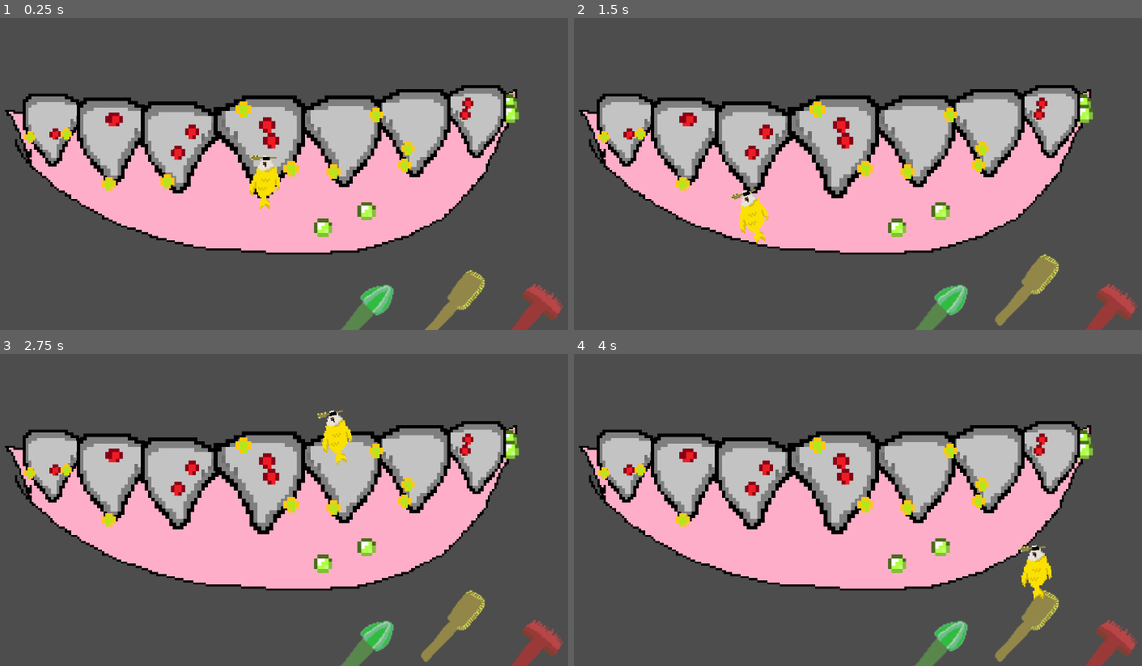
Above: before the commit, frames 1-4 (two rows, left to right).
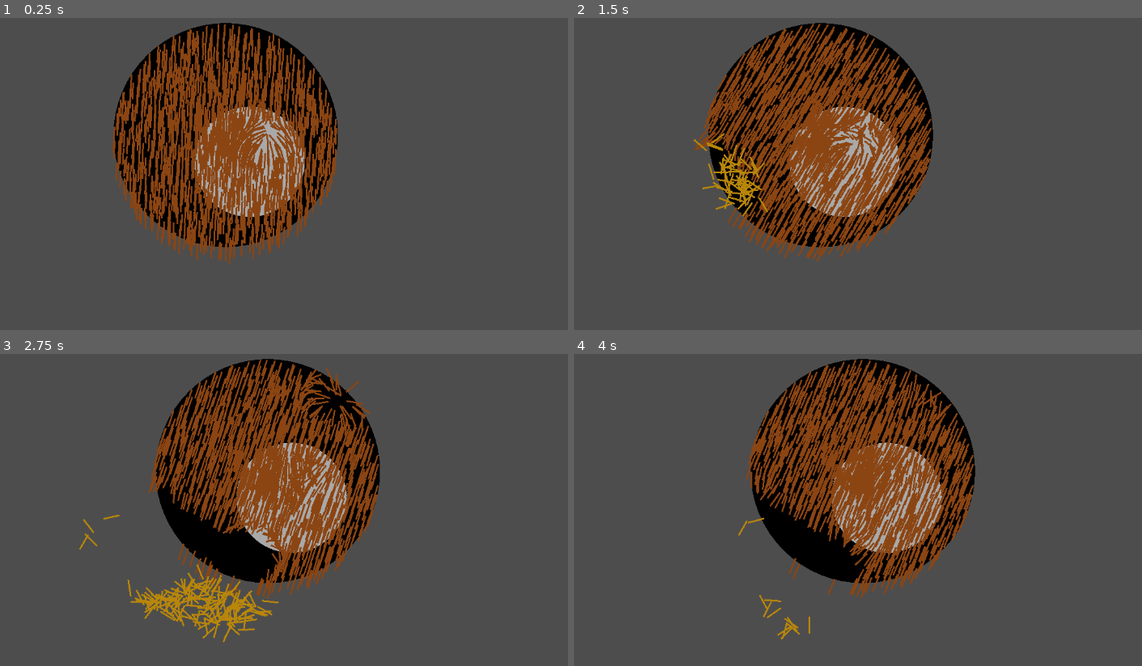
Above: after the commit, the same moments.

Repository: jkopano/barber-fish-barber-shop
Game: Godot game, scene res://src/scenes/barber/barber-main.tscn
Same seed, same stepped clock (60 frames per second), same inputs: the game is played once before the commit and once after it. Before the commit the project starts from res://src/scenes/dentist/dentist-main.tscn.
Inputs (mouse positions are in pixels of both pictures, inside the frame that each line leads up to):
- Up to frame 1 (0.25 s): no input
- Up to frame 2 (1.5 s): move the mouse to (982, 130) at 0.52 s; hold Right (RIGHT) 0.53-1.25 s; click (982, 130) at 0.67 s; drag from (710, 167) to (806, 220) at 1.27 s
- Up to frame 3 (2.75 s): move the mouse to (329, 403) at 2.02 s; hold Right (RIGHT) from 2.03 s (still down)
- Up to frame 4 (4 s): release Right (RIGHT) at 2.75 s; drag from (806, 556) to (642, 428) at 2.77 s; move the mouse to (1034, 538) at 3.52 s; hold Left (LEFT) from 3.53 s (still down)

The runs differ from the first frame. In frame 1, 45% of the frame differs, in the area x 0-100%, y 1-100%; in frame 2, 45%; in frame 3, 46%; in frame 4, 45%.

Commit message:
dentist tool bugfix

Diff:
--- a/project.godot
+++ b/project.godot
@@ -11,7 +11,7 @@
 [application]
 
 config/name="great-game-yea"
-run/main_scene="uid://clnuf52g18udg"
+run/main_scene="uid://bnxiy03x62g1d"
 config/features=PackedStringArray("4.4", "GL Compatibility")
 config/icon="res://icon.svg"
 
--- a/src/scenes/dentist/dentist-main.tscn
+++ b/src/scenes/dentist/dentist-main.tscn
@@ -1,10 +1,11 @@
-[gd_scene load_steps=13 format=3 uid="uid://clnuf52g18udg"]
+[gd_scene load_steps=14 format=3 uid="uid://clnuf52g18udg"]
 
 [ext_resource type="Texture2D" uid="uid://57n5ym3jmnbm" path="res://place-holders/tooth0.png" id="1_2in81"]
-[ext_resource type="Texture2D" uid="uid://heqp14tkfmrc" path="res://place-holders/mouth.png" id="1_04j1l"]
 [ext_resource type="Script" uid="uid://coc0oh0fxxqil" path="res://src/scenes/dentist/categoryHolder.gd" id="1_y7h83"]
 [ext_resource type="Script" uid="uid://cxpam4axssoha" path="res://src/scenes/dentist/scripts/tooth.gd" id="2_04j1l"]
 [ext_resource type="Script" uid="uid://cif33ot4o5uq5" path="res://src/scenes/dentist/scripts/mouth.gd" id="2_b13w4"]
+[ext_resource type="Texture2D" uid="uid://bepgunullt5lt" path="res://sprites/dentist/bigshark-notooth.png" id="2_sgacy"]
+[ext_resource type="Texture2D" uid="uid://dqdprpie4txxv" path="res://sprites/dentist/dentist-background.png" id="2_y565x"]
 [ext_resource type="Script" uid="uid://roj2ko5w8gks" path="res://src/scenes/dentist/scripts/button.gd" id="5_b13w4"]
 [ext_resource type="Texture2D" uid="uid://i5ddjurq4kby" path="res://sprites/dentist/brush1-2.0.png" id="6_sgacy"]
 [ext_resource type="Texture2D" uid="uid://b1flpocwecxys" path="res://sprites/dentist/brush3-2.0.png" id="8_y565x"]
@@ -17,11 +18,16 @@
 texture_filter = 2
 script = ExtResource("1_y7h83")
 
+[node name="Dentist-background" type="Sprite2D" parent="."]
+position = Vector2(578, 325)
+scale = Vector2(3.7, 3.7)
+texture = ExtResource("2_y565x")
+
 [node name="mouth" type="Sprite2D" parent="."]
 texture_filter = 1
-position = Vector2(596, 325)
+position = Vector2(593, 297)
 scale = Vector2(3.6954, 3.6954)
-texture = ExtResource("1_04j1l")
+texture = ExtResource("2_sgacy")
 script = ExtResource("2_b13w4")
 
 [node name="teeth" type="Node2D" parent="."]
@@ -32,46 +38,60 @@
 
 [node name="tooth0" type="Sprite2D" parent="teeth"]
 texture_filter = 1
-position = Vector2(150.9, 15.7)
+position = Vector2(140.571, 20.3039)
+scale = Vector2(0.90303, 0.90303)
 texture = ExtResource("1_2in81")
 
 [node name="tooth1" type="Sprite2D" parent="teeth"]
 texture_filter = 1
-position = Vector2(128.9, 19.9)
-scale = Vector2(1.20303, 1.20303)
+position = Vector2(121.571, 23.7039)
+scale = Vector2(0.901515, 0.901515)
 texture = ExtResource("1_2in81")
 
 [node name="tooth2" type="Sprite2D" parent="teeth"]
 texture_filter = 1
-position = Vector2(103.7, 22.9)
-scale = Vector2(1.26303, 1.26303)
+position = Vector2(100.371, 26.5039)
+scale = Vector2(0.996061, 0.996061)
 texture = ExtResource("1_2in81")
 
 [node name="tooth3" type="Sprite2D" parent="teeth"]
 texture_filter = 1
-position = Vector2(-0.299958, 18.7)
+position = Vector2(14.3708, 15.3039)
 rotation = 3.14159
-scale = Vector2(1, -1)
+scale = Vector2(0.8669, -0.8669)
+texture = ExtResource("1_2in81")
+
+[node name="tooth3" type="Sprite2D" parent="teeth/tooth3"]
+texture_filter = 1
+position = Vector2(17.303, -10.1512)
+rotation = 3.14159
+scale = Vector2(-0.867, -0.867)
 texture = ExtResource("1_2in81")
 
 [node name="tooth4" type="Sprite2D" parent="teeth"]
 texture_filter = 1
-position = Vector2(21.1, 22.9)
+position = Vector2(30.7708, 21.7039)
 rotation = 3.14159
-scale = Vector2(1.203, -1.203)
+scale = Vector2(0.981167, -0.981167)
 texture = ExtResource("1_2in81")
 
 [node name="tooth5" type="Sprite2D" parent="teeth"]
 texture_filter = 1
-position = Vector2(44.5, 25.1)
+position = Vector2(53.1708, 25.9039)
 rotation = 3.14159
-scale = Vector2(1.263, -1.263)
+scale = Vector2(0.9968, -0.9968)
 texture = ExtResource("1_2in81")
 
 [node name="tooth6" type="Sprite2D" parent="teeth"]
 texture_filter = 1
-position = Vector2(74.9, 24.9)
-scale = Vector2(1.41093, 1.41094)
+position = Vector2(77.3708, 29.1039)
+scale = Vector2(1.04486, 1.04486)
+texture = ExtResource("1_2in81")
+
+[node name="tooth7" type="Sprite2D" parent="teeth"]
+texture_filter = 1
+position = Vector2(156.771, 13.5039)
+scale = Vector2(0.680003, 0.680008)
 texture = ExtResource("1_2in81")
 
 [node name="yellow" type="Button" parent="."]
--- a/src/scenes/dentist/scripts/button.gd
+++ b/src/scenes/dentist/scripts/button.gd
@@ -3,46 +3,57 @@
 var max_y = -50
 var default_position = Vector2.ZERO
 
-var play_anim = 0
+var play_anim = 0  # -1 = down, 1 = up
 var max_anim_time = 1.0
-var anim_time = 0.
-
-var selected = 0
+var anim_time = 0.0
 
 var isSelected = false
 
-
 func unSelected():
 	if isSelected:
+		isSelected = false
 		play_anim = -1
-		isSelected = false
+		anim_time = 0.0  # reset anim time
+
 func switchCategory():
-	self.get_parent().setCategory(name)
-	for child in self.get_parent().get_children():
+	if isSelected:
+		return
+	get_parent().setCategory(name)
+	for child in get_parent().get_children():
 		if child.name == "mouse following":
 			child.playAnim(name)
-	if (not isSelected):
-		play_anim = 1
+	for child in get_parent().get_children():
+		if child is Button and child != self:
+			child.unSelected()
 	isSelected = true
-	for child in get_parent().get_children():
-		if child is Button and child.name != name:
-			child.unSelected();
+	play_anim = 1
+	anim_time = 0.0
+
 func _ready() -> void:
+	focus_mode = Control.FOCUS_NONE
 	if name == "yellow":
 		switchCategory()
 	default_position = position
-	self.pressed.connect(switchCategory)
+	pressed.connect(switchCategory)
+
 func _process(delta: float) -> void:
 	if play_anim != 0:
 		anim_time += delta
-		if anim_time > max_anim_time:
-			if play_anim == 1:
-				selected = 1
-			elif play_anim == -1:
-				selected = 0
+		if anim_time >= max_anim_time:
 			play_anim = 0
-			anim_time = 0.
+			anim_time = 0.0
 
-	var t: float = clamp(anim_time / max_anim_time, 0.0, 1.0)
-	var ease_out: float = 1.0 - pow(1.0 - t, 2)
-	position.y = default_position.y + (ease_out * max_y*play_anim) + (selected * max_y)
+	var t = clamp(anim_time / max_anim_time, 0.0, 1.0)
+	var ease = 1.0 - pow(1.0 - t, 2)
+
+	var offset = 0.0
+	if play_anim == 1:
+		offset = ease * max_y
+	elif play_anim == -1:
+		offset = (1.0 - ease) * max_y
+	elif isSelected:
+		offset = max_y
+	else:
+		offset = 0.0
+
+	position.y = default_position.y + offset
--- a/src/scenes/dentist/scripts/mouth.gd
+++ b/src/scenes/dentist/scripts/mouth.gd
@@ -2,7 +2,7 @@
 
 var mask_texture
 
-var mouthMask = preload("res://place-holders/mouth-mask.png")
+var mouthMask = preload("res://sprites/dentist/bigshark-notooth-mask.png")
 
 var pea = preload("res://src/scenes/dentist/pea.tscn")
 
Binary file added: sprites/dentist/bigshark-notooth-mask.png
Not shown, added: sprites/dentist/bigshark-notooth-mask.png.import
